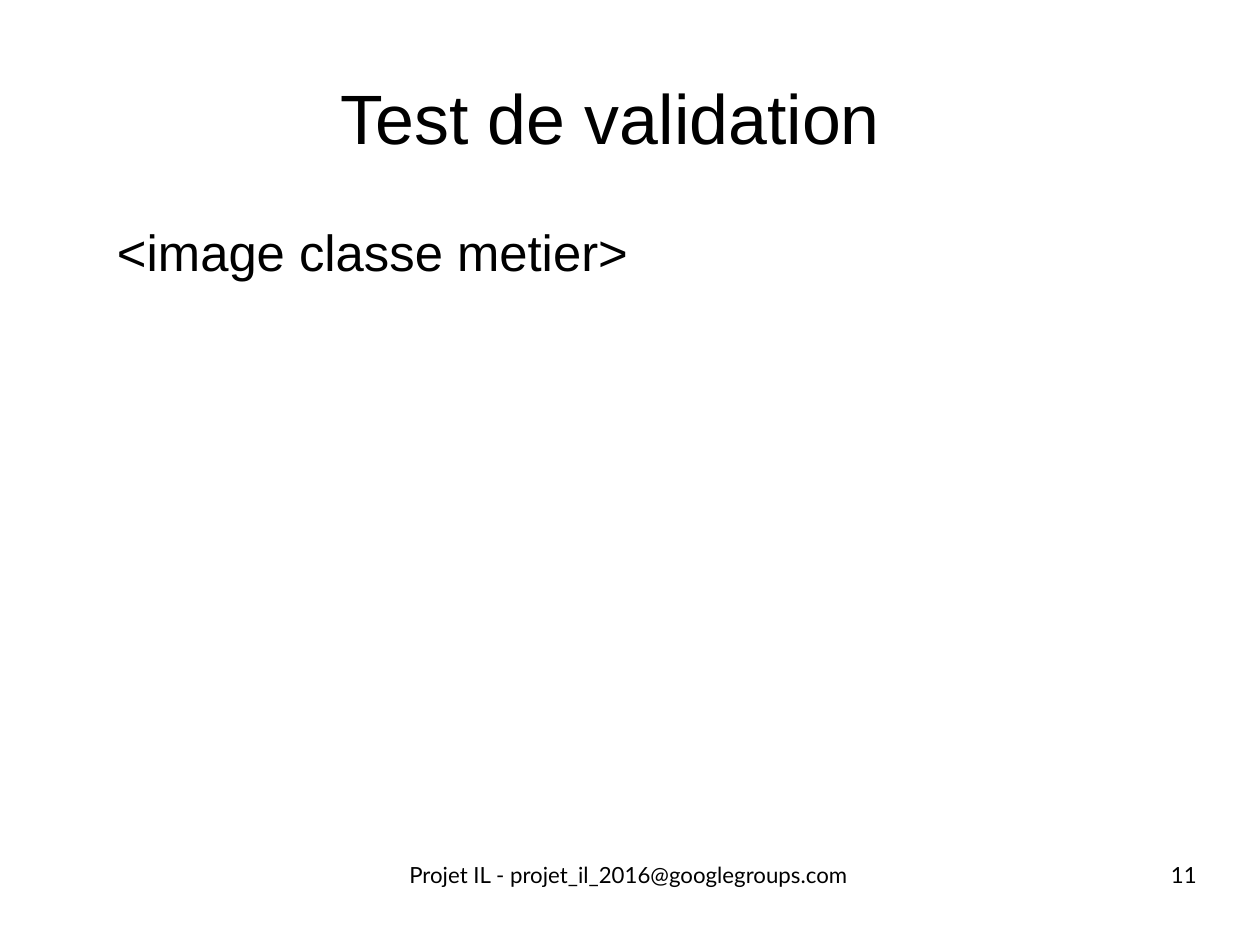
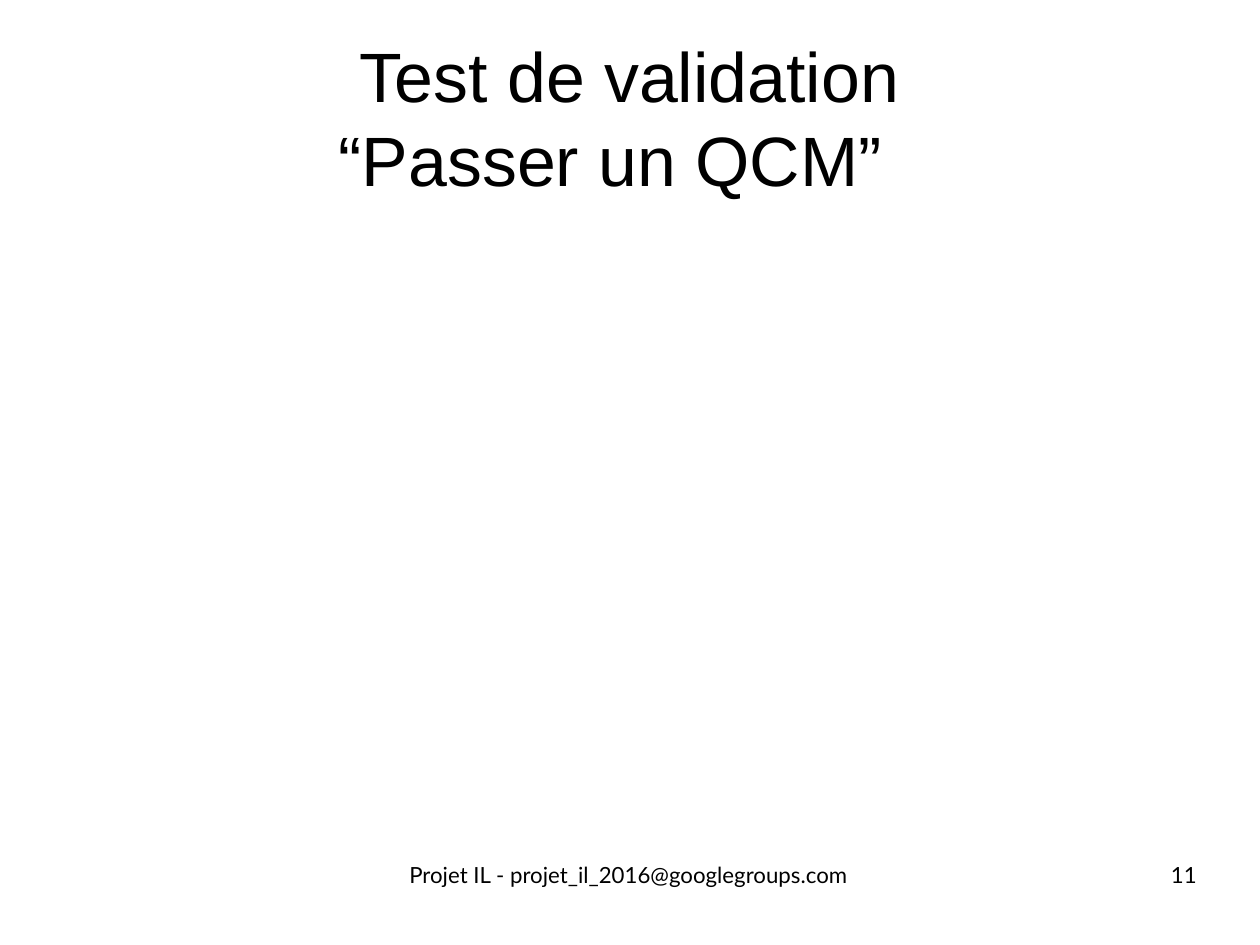
Before and after one commit to ScreachFr/ecours_DMCSBG, a slide deck: slide 11 of vrac/all/pres1_17102016.odp. Drawn at 1260x945 pixels with LibreOffice and Linux fonts; fonts in the diff are those of the drawing. Boxes give left, top, right and bottom in pixels: in the first picture for what was removed or moved away, otherwise in the second. Text is boxed around its words. In the diff, an @@ line names an element or a change of style, - is before the commit and + after.

```diff
--- a/vrac/all/pres1_17102016.odp
+++ b/vrac/all/pres1_17102016.odp
@@ title at [339, 51, 899, 199]: text changed @@
-Test de validation
+Test de validation
+“Passer un QCM”
@@ text removed at [117, 234, 628, 282] @@
-<image classe metier>
```
Also in this commit, not shown: 7 other slides changed, 4 slides added, 2 other files.
